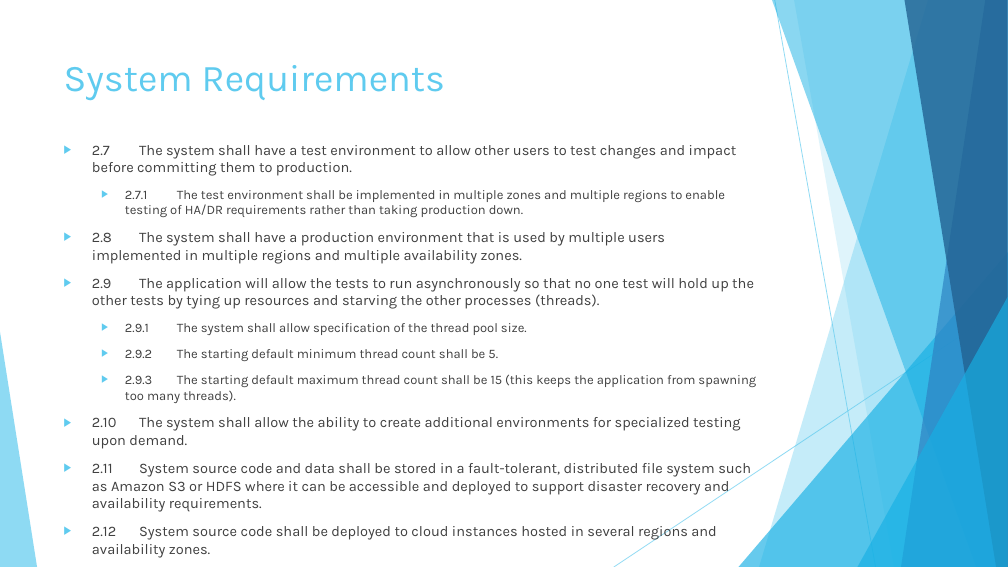
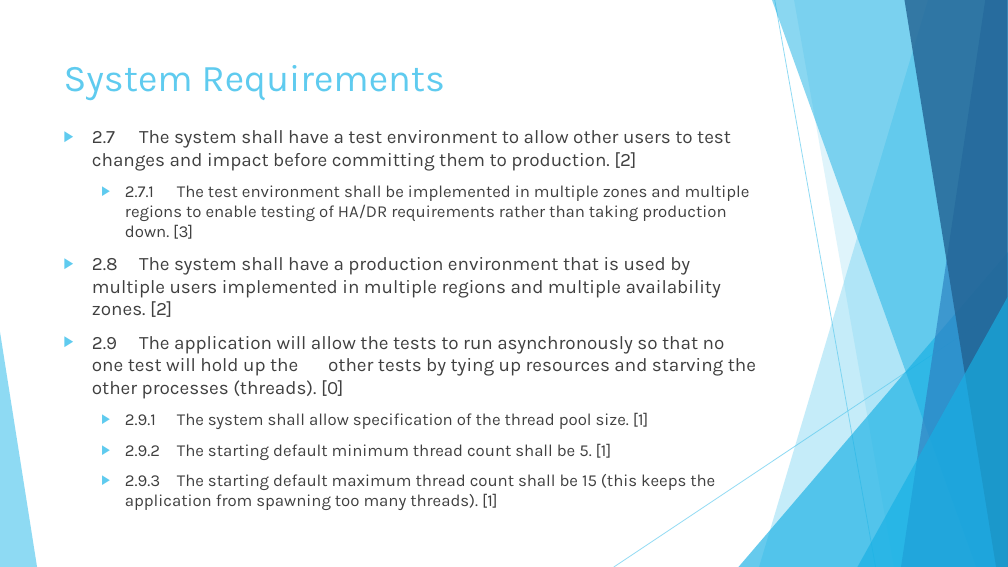
Before and after one commit to KodeFu/cse682, a slide deck: slide 10 of Test Framework Midterm Presentation 001.pptx. Drawn at 1008x567 pixels with LibreOffice and Linux fonts; fonts in the diff are those of the drawing. Boxes give left, top, right and bottom in pixels: in the first picture for what was removed or moved away, otherwise in the second. Text is boxed around its words. In the diff, an @@ line names an element or a change of style, - is before the commit and + after.

Commit message:
Powerpoint and requirements doc updates

```diff
--- a/Test Framework Midterm Presentation 001.pptx
+++ b/Test Framework Midterm Presentation 001.pptx
@@ text at (92,130,756,510): text changed; size 13.9 to 18 pt @@
-▶ 2.7 The system shall have a test environment to allow other users to test changes and impact before committing them to production.
-  ▶ 2.7.1 The test environment shall be implemented in multiple zones and multiple regions to enable testing of HA/DR requirements rather than taking production down.
-▶ 2.8 The system shall have a production environment that is used by multiple users implemented in multiple regions and multiple availability zones.
-▶ 2.9 The application will allow the tests to run asynchronously so that no one test will hold up the other tests by tying up resources and starving the other processes (threads).
-  ▶ 2.9.1 The system shall allow specification of the thread pool size.
-  ▶ 2.9.2 The starting default minimum thread count shall be 5.
-  ▶ 2.9.3 The starting default maximum thread count shall be 15 (this keeps the application from spawning too many threads).
-▶ 2.10 The system shall allow the ability to create additional environments for specialized testing upon demand.
-▶ 2.11 System source code and data shall be stored in a fault-tolerant, distributed file system such as Amazon S3 or HDFS where it can be accessible and deployed to support disaster recovery and availability requirements.
-▶ 2.12 System source code shall be deployed to cloud instances hosted in several regions and availability zones.
-▶ 2.13 Access to the system shall be controlled using defined, cloud managed IAM roles, which will allow for configurable levels of access to and control over the system and its resources.
+▶ 2.7 The system shall have a test environment to allow other users to test changes and impact before committing them to production. [2]
+  ▶ 2.7.1 The test environment shall be implemented in multiple zones and multiple regions to enable testing of HA/DR requirements rather than taking production down. [3]
+▶ 2.8 The system shall have a production environment that is used by multiple users implemented in multiple regions and multiple availability zones. [2]
+▶ 2.9 The application will allow the tests to run asynchronously so that no one test will hold up the other tests by tying up resources and starving the other processes (threads). [0]
+  ▶ 2.9.1 The system shall allow specification of the thread pool size. [1]
+  ▶ 2.9.2 The starting default minimum thread count shall be 5. [1]
+  ▶ 2.9.3 The starting default maximum thread count shall be 15 (this keeps the application from spawning too many threads). [1]
```
Also in this commit, not shown: 11 other slides changed, 1 slide added, 1 other file.
